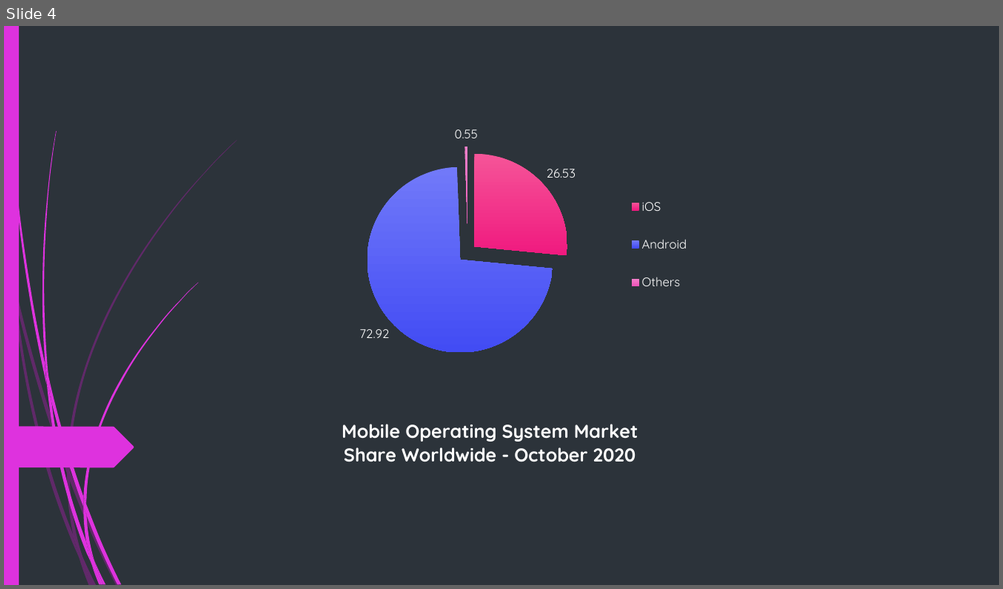
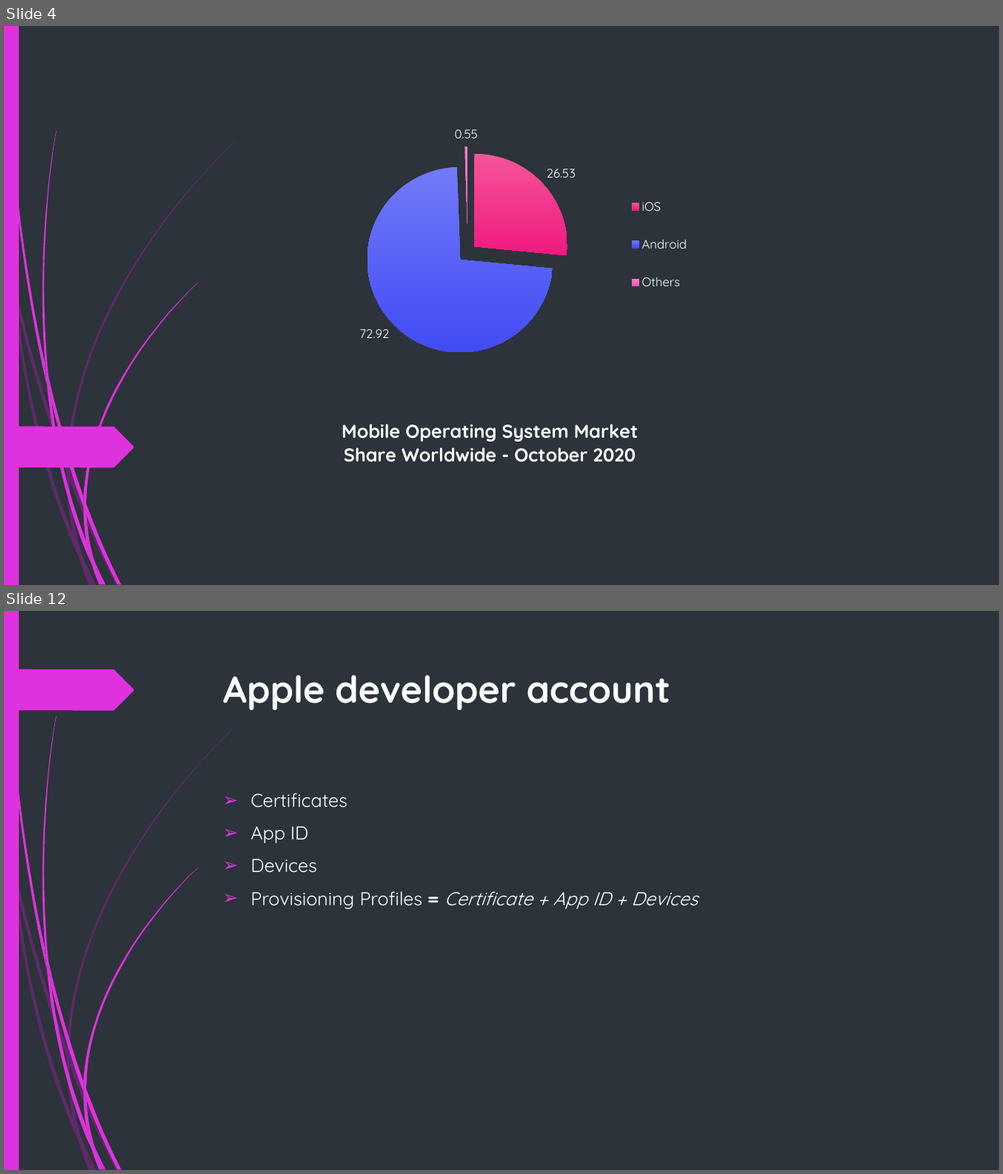
Before and after one commit to duy1998/ios-seminar, a slide deck: ios.pptx. Shown one above the other, each under a label of ours: slide 4 before the commit, slides 4 and 12 after it; the slides between them are not shown. The pictures are 1003x589 and 1003x1174 pixels, drawn with LibreOffice and Linux fonts; fonts in the diff are those of the drawing. Boxes give left, top, right and bottom in pixels: in the first picture for what was removed or moved away, otherwise in the second. Text is boxed around its words. In the diff, an @@ line names an element or a change of style, - is before the commit and + after.

```diff
--- a/ios.pptx
+++ b/ios.pptx
@@ slide 12 added at [4,611,999,1170], background #2C333A; not listed: 23 template elements that a slide beside it also shows @@
@@ freeform shape added at [4,669,134,710], fill #DE32DE @@
@@ title added at [223,675,670,710], 36 pt, text #FFFFFF, bold @@
+Apple developer account
@@ text added at [250,793,697,909], 18 pt, text #FFFFFF @@
+➢ Certificates
+➢ App ID
+➢ Devices
+➢ Provisioning Profiles = Certificate + App ID + Devices
```
Also in this commit, not shown: 8 slides changed, 1 other slide added, 1 other file.
